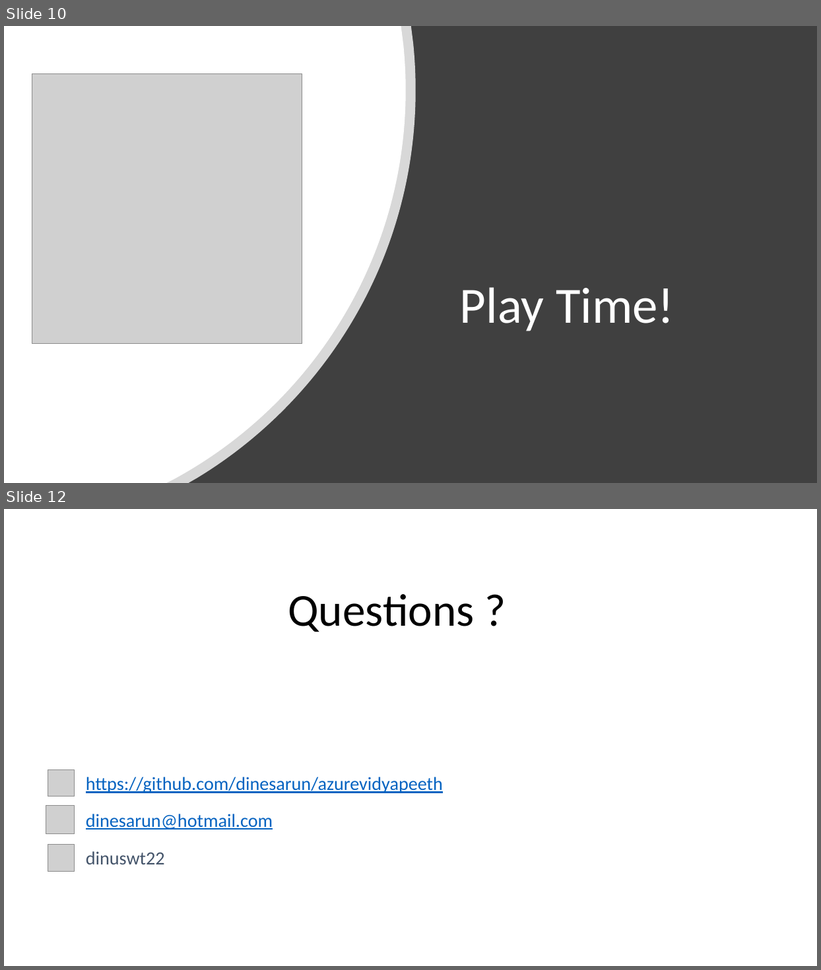
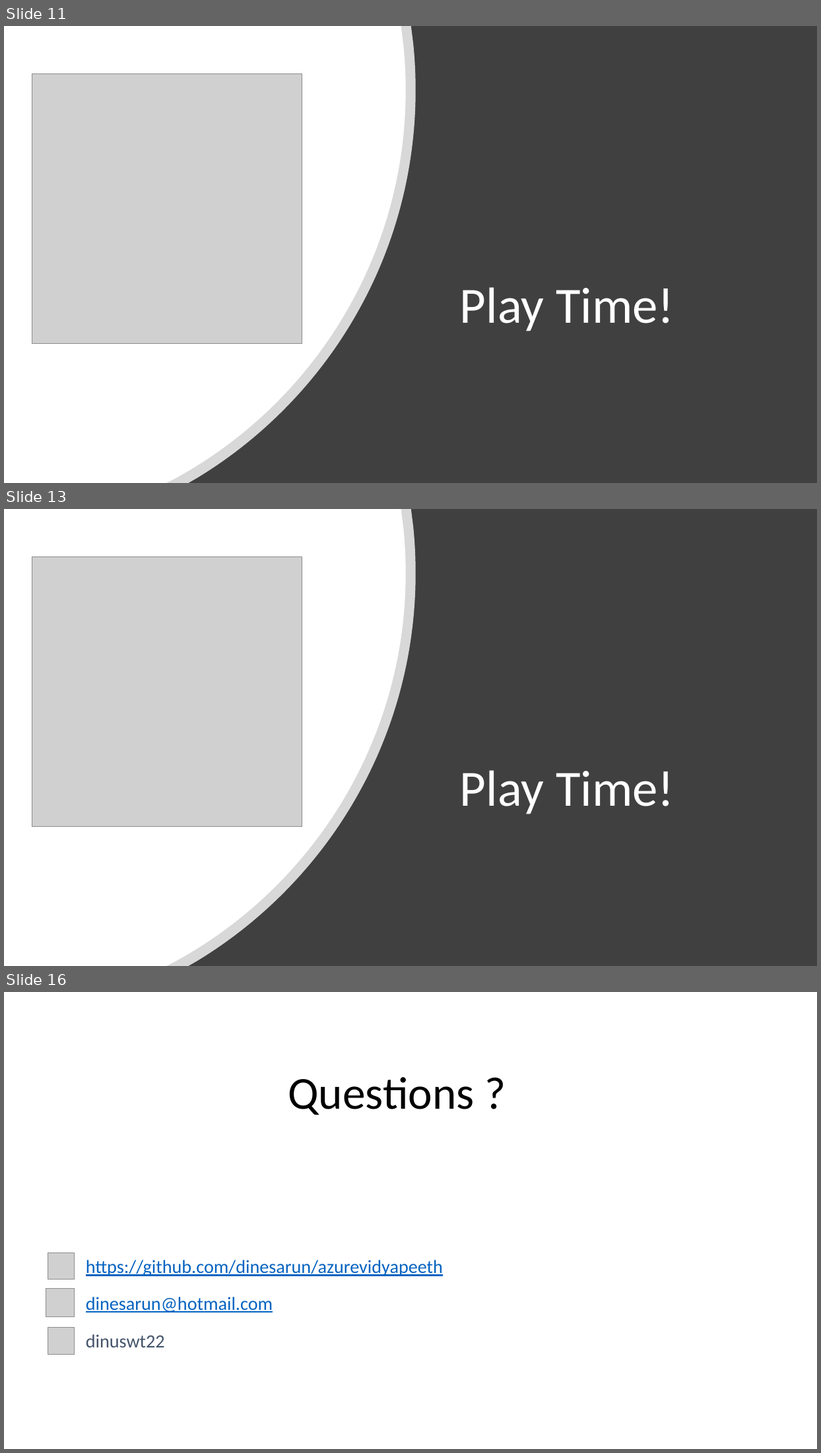
Before and after one commit to dinesarun/azurevidyapeeth, a slide deck: Feb26-AzureDataLake/AzureDataLake+Hadoop3.0.pptx. Shown one above the other, each under a label of ours: slides 10 and 12 before the commit, slides 11, 13 and 16 after it; the slides between them are not shown. The pictures are 821x970 and 821x1453 pixels, drawn with LibreOffice and Linux fonts; fonts in the diff are those of the drawing; grey boxes stand for pictures; background and template pictures are left out. Boxes give left, top, right and bottom in pixels: in the first picture for what was removed or moved away, otherwise in the second. Text is boxed around its words. In the diff, an @@ line names an element or a change of style, - is before the commit and + after.

```diff
--- a/Feb26-AzureDataLake/AzureDataLake+Hadoop3.0.pptx
+++ b/Feb26-AzureDataLake/AzureDataLake+Hadoop3.0.pptx
@@ slide 13 added at (4, 509, 817, 966), background #FFFFFF @@
@@ rectangle added at (4, 509, 817, 966), fill #404040 @@
@@ freeform shape added at (4, 509, 416, 966), fill #FFFFFF at 80% opacity @@
@@ freeform shape added at (4, 509, 406, 966), fill #FFFFFF @@
@@ picture added at (32, 557, 302, 827) @@
@@ text added at (460, 770, 675, 815), 60 pt, text #FFFFFF @@
+Play Time!
@@ what was slide 10 is now slide 11 @@
@@ what was slide 12 is now slide 16 @@
```
Also in this commit, not shown: 2 slides changed, 3 other slides added.
